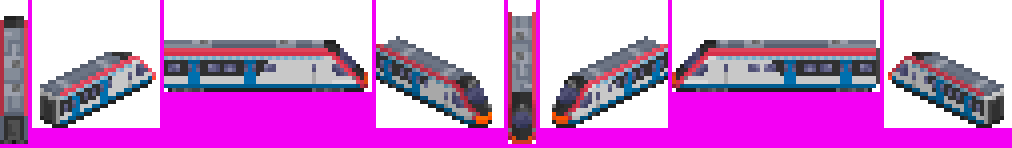
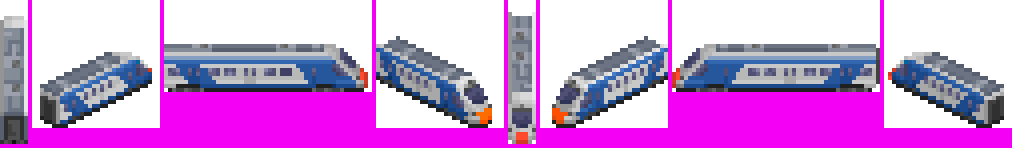
The second 1012 × 148 image is a revision of the first. Changes to its layers:
hid "1.0-3.0 paint", painted on it over [0, 16, 984, 144]
showed "0.0_v1", painted on it over [0, 12, 984, 144]
painted on "Glass" over [168, 64, 872, 76]
painted on "base mockUp" over [164, 40, 876, 88]
